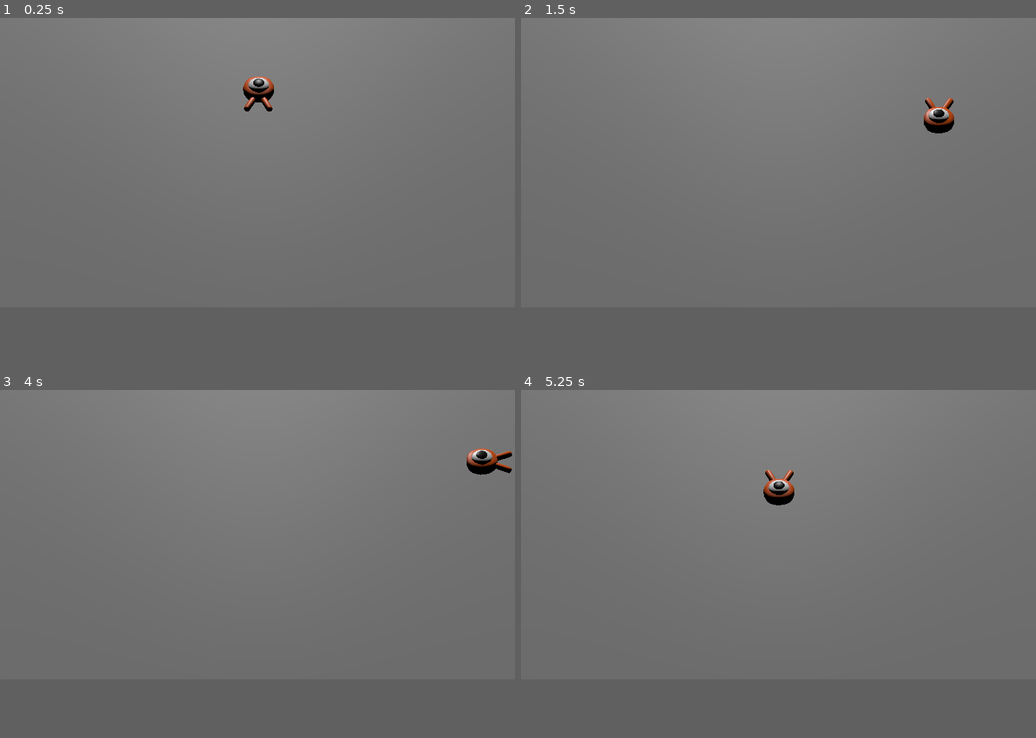
Above: before the commit, frames 1-4 (two rows, left to right).
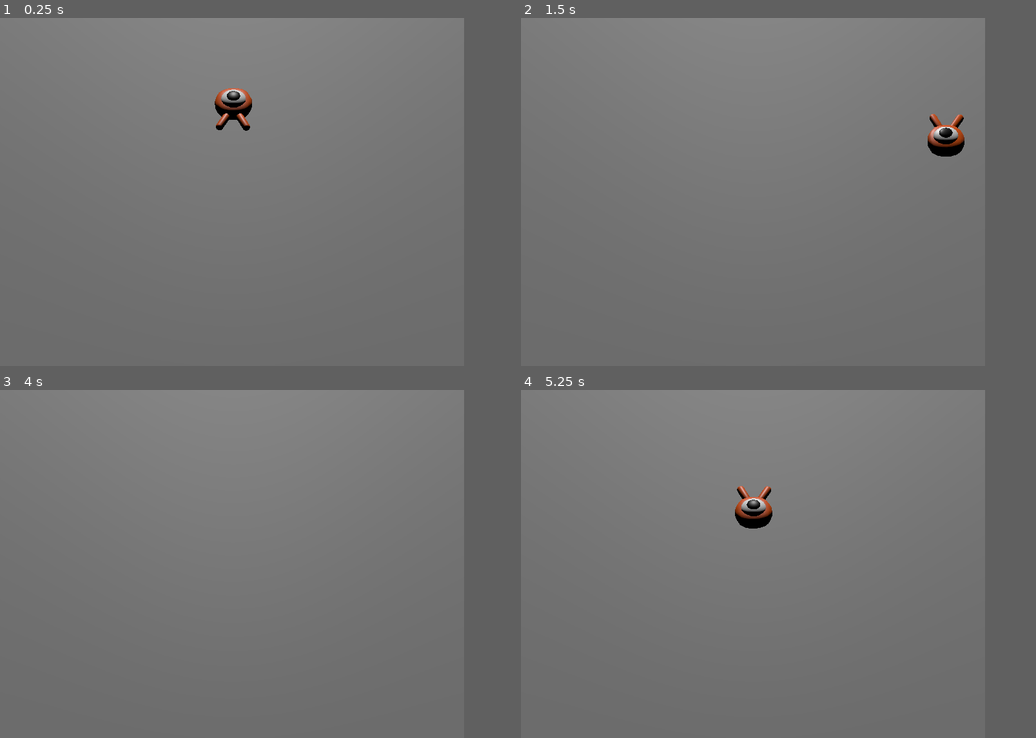
Above: after the commit, the same moments.

Repository: mdorizon/godot-3D-Tutorial
Game: Godot game, scene res://main.tscn
The game is run twice, just before and just after one commit, with the same random seed, the same clock (stepped at 60 frames per second) and the same inputs.
Inputs:
- Up to frame 1 (0.25 s): no input
- Up to frame 2 (1.5 s): tap Enter at 0.5 s; hold D (move_right) 0.53-1.28 s; hold S (move_back) from 1.28 s (still down)
- Up to frame 3 (4 s): release S (move_back) at 2.03 s; hold D (move_right) 2.03-2.78 s; hold W (move_forward) 2.78-3.53 s; tap Space at 3.5 s; hold A (move_left) from 3.53 s (still down)
- Up to frame 4 (5.25 s): release A (move_left) at 5.03 s; hold S (move_back) from 5.03 s (still down)
The window is 799x449 before the commit and 720x540 after it. Grey fills any space a smaller window leaves; there, only what the larger window draws over its background counts as a difference.

The runs differ from the first frame. In frame 1, 1.0% of the frame differs, in the area x 41-54%, y 16-33%; in frame 2, 0.9%; in frame 3, 0.5%; in frame 4, 1.0%, in the area x 41-54%, y 22-40%.

Commit message:
:sparkles: creating the spawn path

Diff:
--- a/main.tscn
+++ b/main.tscn
@@ -27,6 +27,6 @@
 [node name="CameraPivot" type="Marker3D" parent="."]
 
 [node name="Camera3D" type="Camera3D" parent="CameraPivot"]
-transform = Transform3D(0.999997, -0.000722942, 0.00246826, -0.00123413, 0.707106, 0.707107, -0.00225652, -0.707107, 0.707102, 2.08165e-12, 13, 19)
+transform = Transform3D(0.999997, -0.000722943, 0.00246826, -0.00123413, 0.707106, 0.707106, -0.00225652, -0.707107, 0.707103, 2.08165e-12, 13, 19)
 projection = 1
 size = 19.0
--- a/project.godot
+++ b/project.godot
@@ -14,6 +14,11 @@
 run/main_scene="res://main.tscn"
 config/features=PackedStringArray("4.2")
 config/icon="res://icon.png"
+
+[display]
+
+window/size/viewport_width=720
+window/size/viewport_height=540
 
 [input]
 
